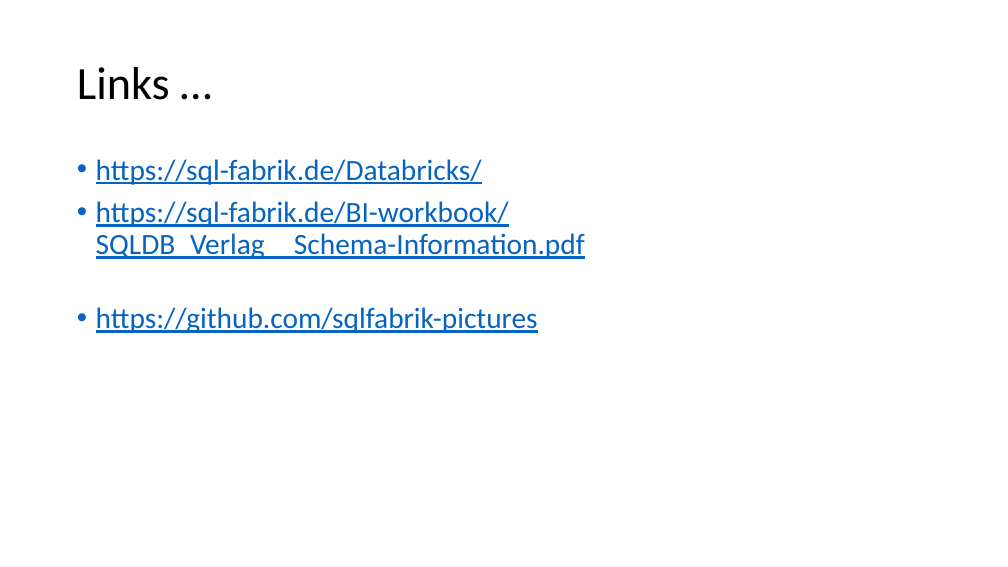
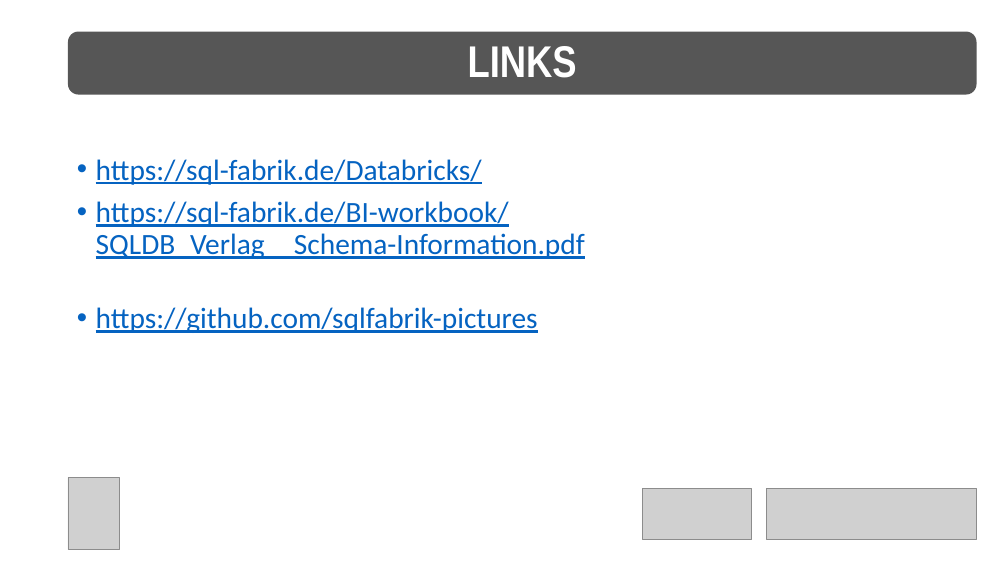
Before and after one commit to net-CDE/presentations, a slide deck: slide 24 of SQLKonferenz2023/mainContent_jul2023.pptx (slide 20 before the commit). Drawn at 1008x567 pixels with LibreOffice and Linux fonts; fonts in the diff are those of the drawing; grey boxes stand for pictures. Boxes give left, top, right and bottom in pixels: in the first picture for what was removed or moved away, otherwise in the second. Text is boxed around its words. In the diff, an @@ line names an element or a change of style, - is before the commit and + after.

```diff
--- a/SQLKonferenz2023/mainContent_jul2023.pptx
+++ b/SQLKonferenz2023/mainContent_jul2023.pptx
@@ rounded rectangle "LINKS" resized from (x1=77, y1=67, x2=170, y2=100) to (x1=68, y1=32, x2=977, y2=95) @@
@@ rounded rectangle "LINKS" at (x1=68, y1=32, x2=977, y2=95): fill none to #565656 @@
@@ text in rounded rectangle at (x1=468, y1=46, x2=577, y2=78): text changed; size 44 to 42.3 pt; font Calibri to Arial Narrow; text colour #000000 to #FFFFFF; bold on @@
-Links …
+LINKS
@@ picture added at (x1=68, y1=478, x2=119, y2=550) @@
@@ picture added at (x1=642, y1=488, x2=752, y2=540) @@
@@ picture added at (x1=767, y1=488, x2=977, y2=539) @@
```
Also in this commit, not shown: 12 other slides changed, 12 slides added, 7 slides removed, 3 other files.
